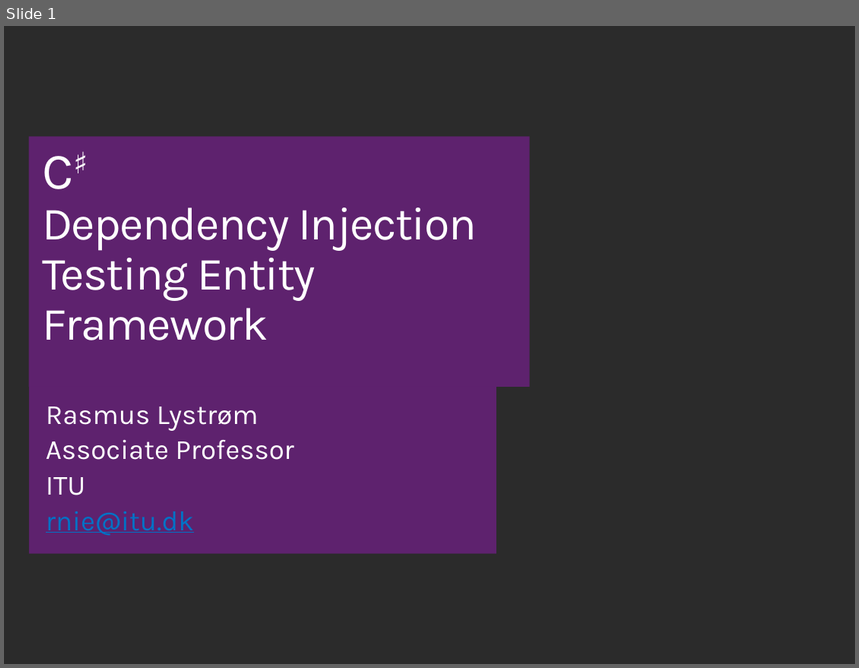
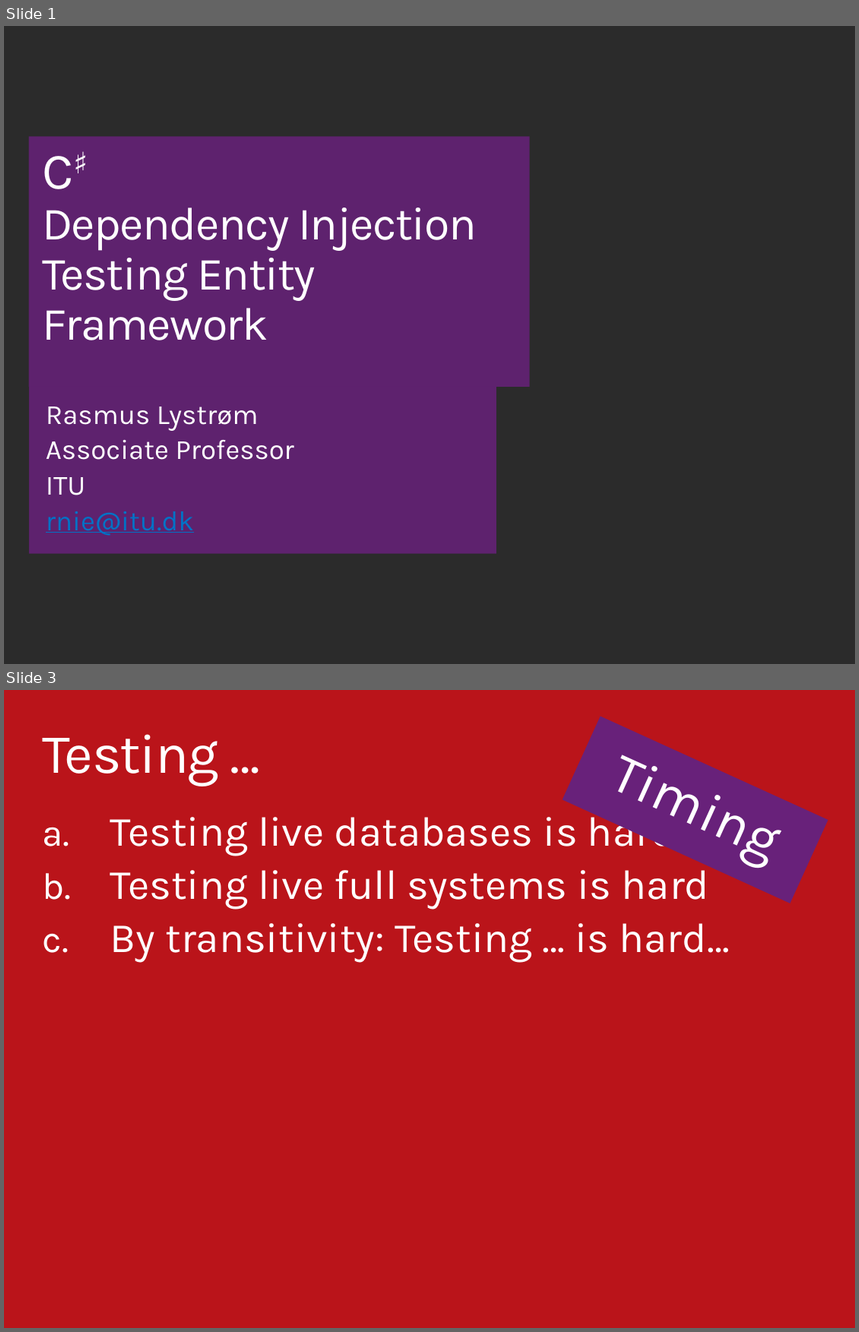
Before and after one commit to ondfisk/BDSA2019, a slide deck: Slides/Lecture05 - Dependency Injection, Testing Entity Framework.pptx. Shown one above the other, each under a label of ours: slide 1 before the commit, slides 1 and 3 after it; the slides between them are not shown. The pictures are 859x668 and 859x1332 pixels, drawn with LibreOffice and Linux fonts; fonts in the diff are those of the drawing; background and template pictures are left out; a plain dark background stands for a picture behind light text. Boxes give left, top, right and bottom in pixels: in the first picture for what was removed or moved away, otherwise in the second. Text is boxed around its words. In the diff, an @@ line names an element or a change of style, - is before the commit and + after.

```diff
--- a/Slides/Lecture05 - Dependency Injection, Testing Entity Framework.pptx
+++ b/Slides/Lecture05 - Dependency Injection, Testing Entity Framework.pptx
@@ slide 3 added at (4, 690, 855, 1328), background #BA141A @@
@@ text added at (42, 734, 219, 786), 48 pt, text #FFFFFF @@
+Testing …
@@ rectangle added at (562, 717, 828, 904), fill #68217A, 48 pt, text #FFFFFF @@
+Timing
@@ text added at (110, 808, 730, 963), 36 pt, text #FFFFFF @@
+a. Testing live databases is hard
+b. Testing live full systems is hard
+c. By transitivity: Testing … is hard…
```
Also in this commit, not shown: 2 slides changed, 1 other slide added, 9 other files.
